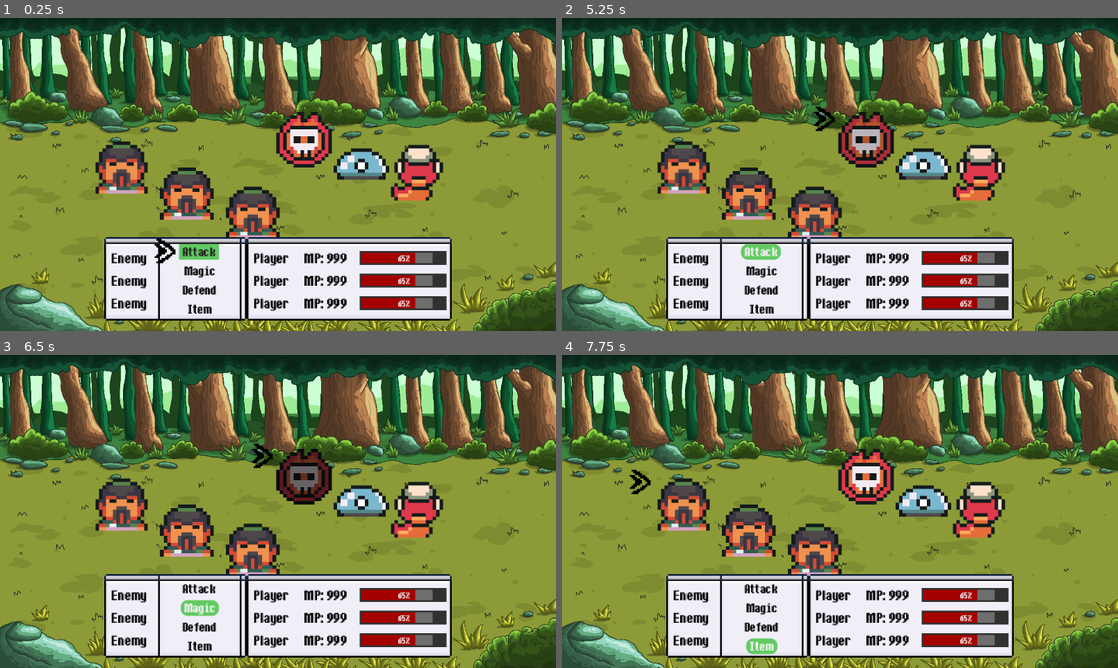
Above: before the commit, frames 1-4 (two rows, left to right).
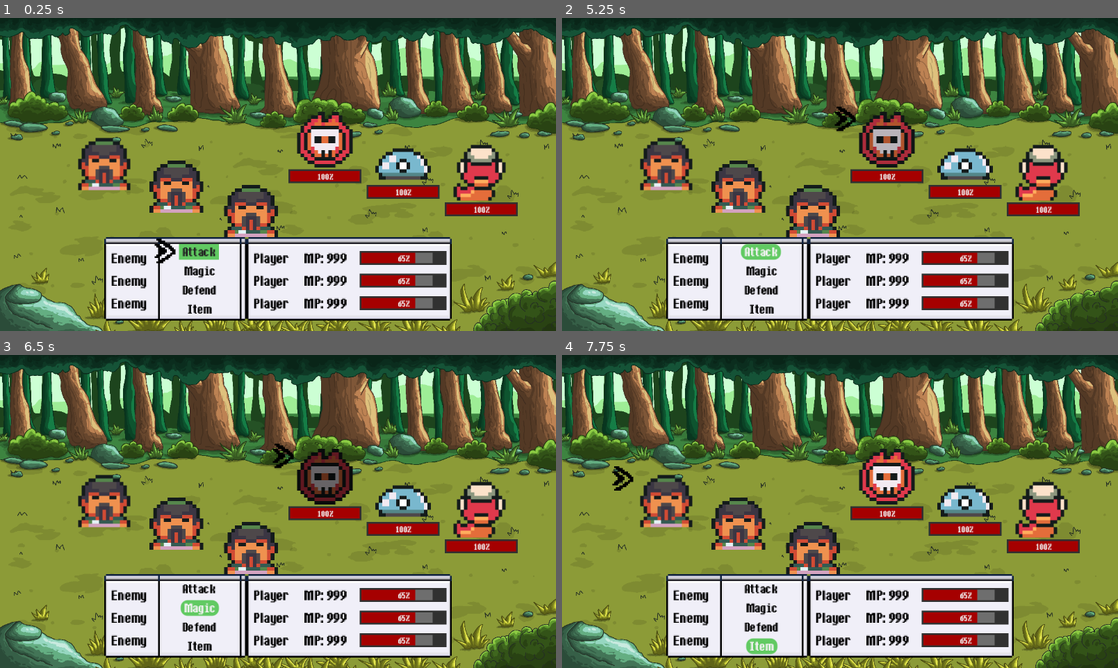
Above: after the commit, the same moments.

Repository: andreyes333/Game-Output-4
Game: Godot game, scene res://Battle/battle.tscn
Same seed, same stepped clock (60 frames per second), same inputs: the game is played once before the commit and once after it.
Inputs (mouse positions are in pixels of both pictures, inside the frame that each line leads up to; where the layout moved, square brackets give the same spot in the first picture):
- Up to frame 1 (0.25 s): no input
- Up to frame 2 (5.25 s): click (884, 140) [867, 140] at 0.5 s; click (962, 155) [923, 155] at 1.25 s; click (1045, 171) [979, 171] at 2 s; click (662, 161) [684, 165] at 2.75 s; click (734, 183) [745, 193] at 3.5 s; click (812, 208) [812, 212] at 4.25 s; click "Attack" at 5 s
- Up to frame 3 (6.5 s): click "Magic" at 5.75 s
- Up to frame 4 (7.75 s): click "Defend" at 6.5 s; click "Item" at 7.25 s

The runs differ from the first frame. In frame 1, 11% of the frame differs, in the area x 14-94%, y 30-71%; in frame 2, 11%; in frame 3, 11%; in frame 4, 11%, in the area x 9-94%, y 30-71%.

Commit message:
fix: UI fixes + Enemy HealthBar

Diff:
--- a/Battle/battle.tscn
+++ b/Battle/battle.tscn
@@ -50,23 +50,23 @@
 
 [node name="BattleEnemy" parent="Enemies" unique_id=938350905 instance=ExtResource("5_0lqow")]
 layout_mode = 0
-offset_left = 158.0
+offset_left = 170.0
 offset_top = 54.0
-offset_right = 190.0
+offset_right = 202.0
 offset_bottom = 86.0
 
 [node name="BattleEnemy2" parent="Enemies" unique_id=1271045334 instance=ExtResource("5_0lqow")]
 layout_mode = 0
-offset_left = 191.0
+offset_left = 215.0
 offset_top = 63.0
-offset_right = 223.0
+offset_right = 247.0
 offset_bottom = 95.0
 
 [node name="BattleEnemy3" parent="Enemies" unique_id=299256168 instance=ExtResource("5_0lqow")]
 layout_mode = 0
-offset_left = 224.0
+offset_left = 260.0
 offset_top = 73.0
-offset_right = 256.0
+offset_right = 292.0
 offset_bottom = 105.0
 
 [node name="PlayerCharacters" type="Control" parent="." unique_id=1121092959]
@@ -80,24 +80,24 @@
 
 [node name="BattlePlayer" parent="PlayerCharacters" unique_id=864587999 instance=ExtResource("4_ploow")]
 layout_mode = 0
-offset_left = 53.0
-offset_top = 69.0
-offset_right = 85.0
-offset_bottom = 101.0
+offset_left = 43.0
+offset_top = 67.0
+offset_right = 75.0
+offset_bottom = 99.0
 
 [node name="BattlePlayer2" parent="PlayerCharacters" unique_id=342789245 instance=ExtResource("4_ploow")]
 layout_mode = 0
-offset_left = 90.0
-offset_top = 84.0
-offset_right = 123.0
-offset_bottom = 116.0
+offset_left = 84.0
+offset_top = 80.0
+offset_right = 117.0
+offset_bottom = 112.0
 
 [node name="BattlePlayer3" parent="PlayerCharacters" unique_id=412769017 instance=ExtResource("4_ploow")]
 layout_mode = 0
-offset_left = 128.0
-offset_top = 95.0
-offset_right = 161.0
-offset_bottom = 127.0
+offset_left = 127.0
+offset_top = 94.0
+offset_right = 160.0
+offset_bottom = 126.0
 
 [node name="GUIMargin" type="MarginContainer" parent="." unique_id=1142262946]
 layout_mode = 1
--- a/Battle/battle_enemy.tscn
+++ b/Battle/battle_enemy.tscn
@@ -2,6 +2,8 @@
 
 [ext_resource type="Texture2D" uid="uid://c6wlioynsoteb" path="res://Assets/enemies/Slime.png" id="1_xf5mp"]
 [ext_resource type="Script" uid="uid://dxrq8qrgs61v7" path="res://Scripts/enemy_target.gd" id="2_xf5mp"]
+[ext_resource type="PackedScene" uid="uid://d3h6gh2jq840w" path="res://Battle/health.tscn" id="3_ge164"]
+[ext_resource type="Theme" uid="uid://ccvqb1g3n4kkj" path="res://Assets/Themes/font_size.tres" id="4_s1nt1"]
 
 [sub_resource type="AtlasTexture" id="AtlasTexture_rcrfk"]
 atlas = ExtResource("1_xf5mp")
@@ -52,6 +54,19 @@
 stretch_mode = 0
 script = ExtResource("2_xf5mp")
 
+[node name="HealthBar" parent="." unique_id=383513330 instance=ExtResource("3_ge164")]
+layout_mode = 1
+anchors_preset = 12
+anchor_top = 1.0
+anchor_bottom = 1.0
+offset_left = -4.0
+offset_top = 2.0
+offset_right = 4.0
+offset_bottom = 8.0
+grow_vertical = 0
+mouse_filter = 2
+theme = ExtResource("4_s1nt1")
+
 [node name="Hit" type="Timer" parent="." unique_id=1160252699]
 
 [node name="AnimationPlayer" type="AnimationPlayer" parent="." unique_id=2011400125]
--- a/Scripts/health.gd
+++ b/Scripts/health.gd
@@ -9,9 +9,6 @@
 	var prev_health = health
 	health = min(max_value, new_health)
 	value = health
-
-	if health <= 0:
-		queue_free()
 
 	if health < prev_health:
 		timer.start()
--- a/project.godot
+++ b/project.godot
@@ -18,12 +18,12 @@
 [autoload]
 
 Debug="*uid://y7dor6pwvlhm"
-Entitydata="*uid://b4hu0qxku7xo"
 
 [display]
 
 window/size/viewport_width=320
 window/size/viewport_height=180
+window/size/mode=3
 window/size/borderless=true
 window/size/window_width_override=1280
 window/size/window_height_override=720
